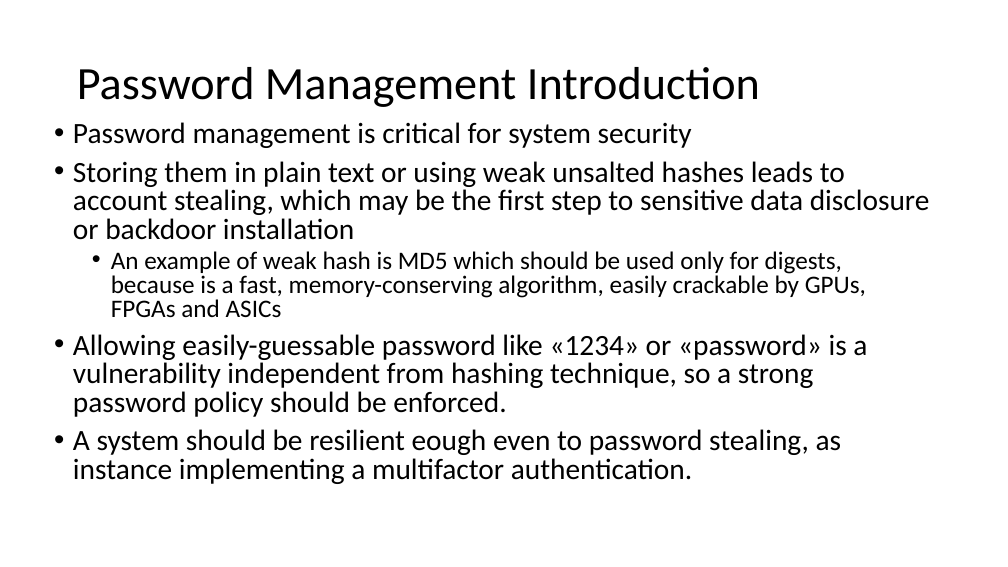
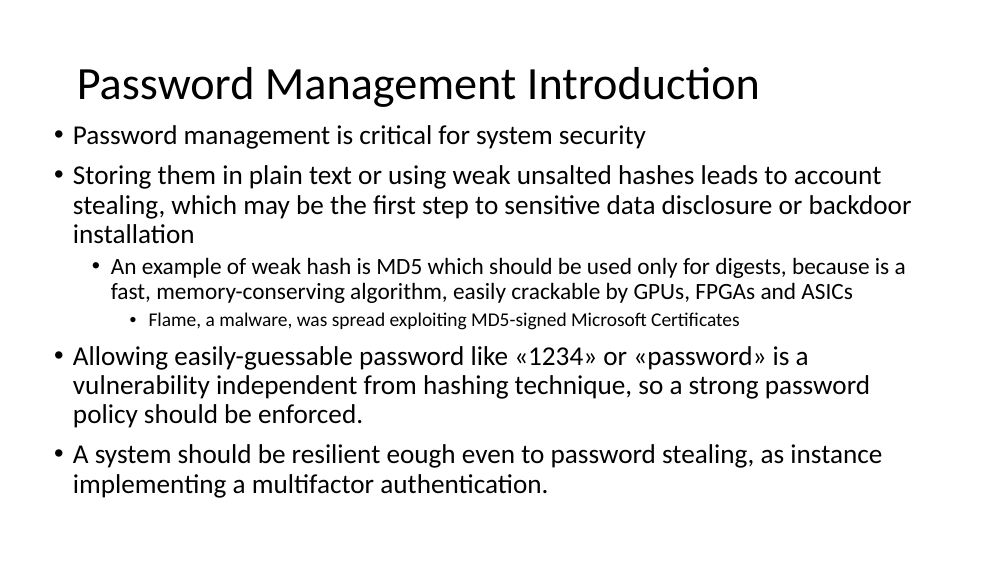
Before and after one commit to fparricelli/Encrypted-data-exchange-between-two-Arduino-boards-using-Symmetric-Encryption, a slide deck: slide 7 of Documentazione e cose così/Slide_concettuali_Luca.pptx. Drawn at 1008x567 pixels with LibreOffice and Linux fonts; fonts in the diff are those of the drawing. Boxes give left, top, right and bottom in pixels: in the first picture for what was removed or moved away, otherwise in the second. Text is boxed around its words. In the diff, an @@ line names an element or a change of style, - is before the commit and + after.

```diff
--- a/Documentazione e cose così/Slide_concettuali_Luca.pptx
+++ b/Documentazione e cose così/Slide_concettuali_Luca.pptx
@@ text at <box>73,125,912,498</box>: size 28 to 25.9 pt in "Password management is critical for system security", "Storing them in plain text or using ...", "Allowing easily-guessable password like «1234» or «password» ...", "A system should be resilient eough even ..."; size 24 to 22.2 pt in "An example of weak hash is MD5 ..."; line spacing 0.8 to 0.9 @@
@@ text at <box>149,312,740,330</box>: paragraph added @@
+    • Flame, a malware, was spread exploiting MD5-signed Microsoft Certificates
```
Also in this commit, not shown: 10 other slides changed.
